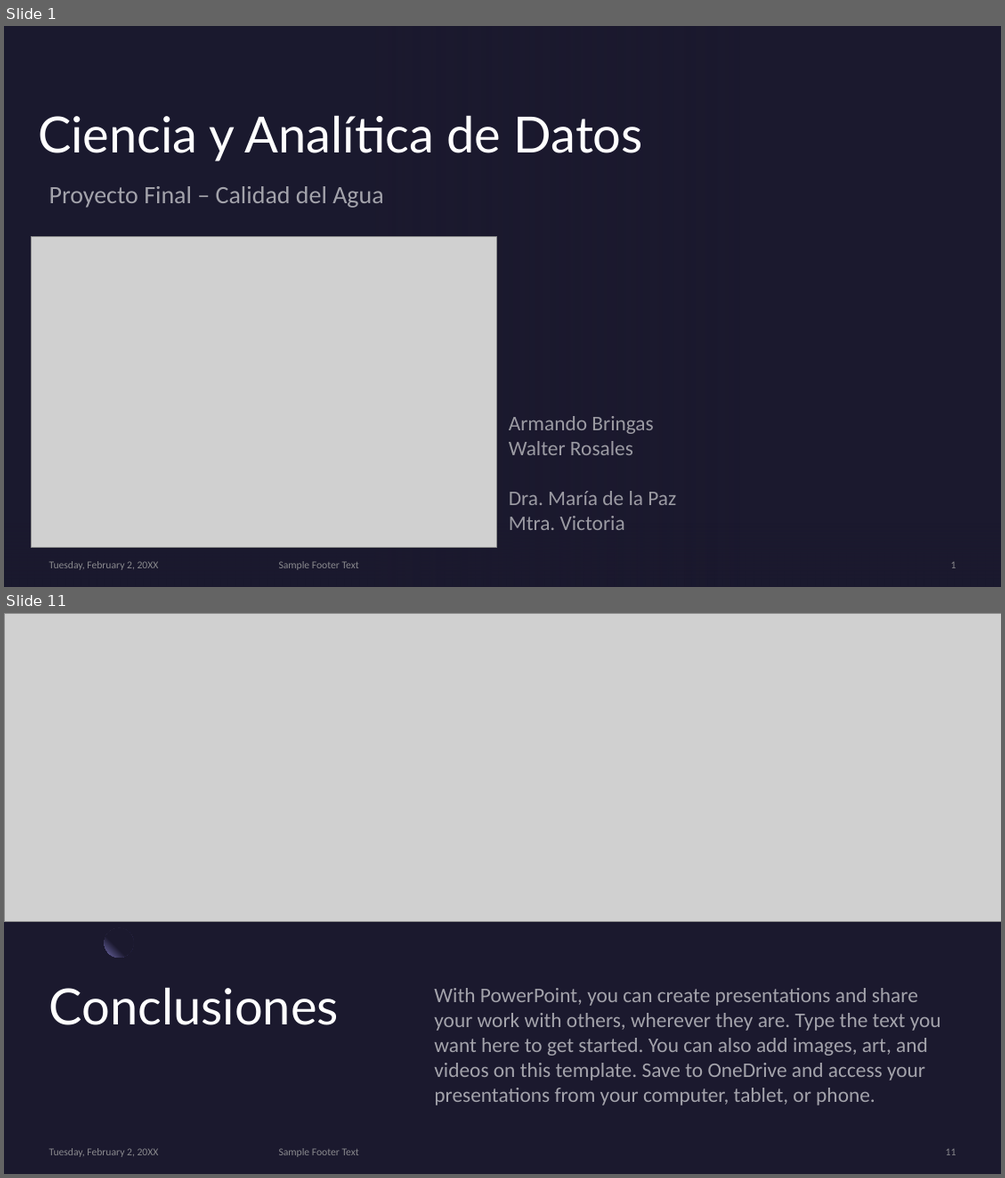
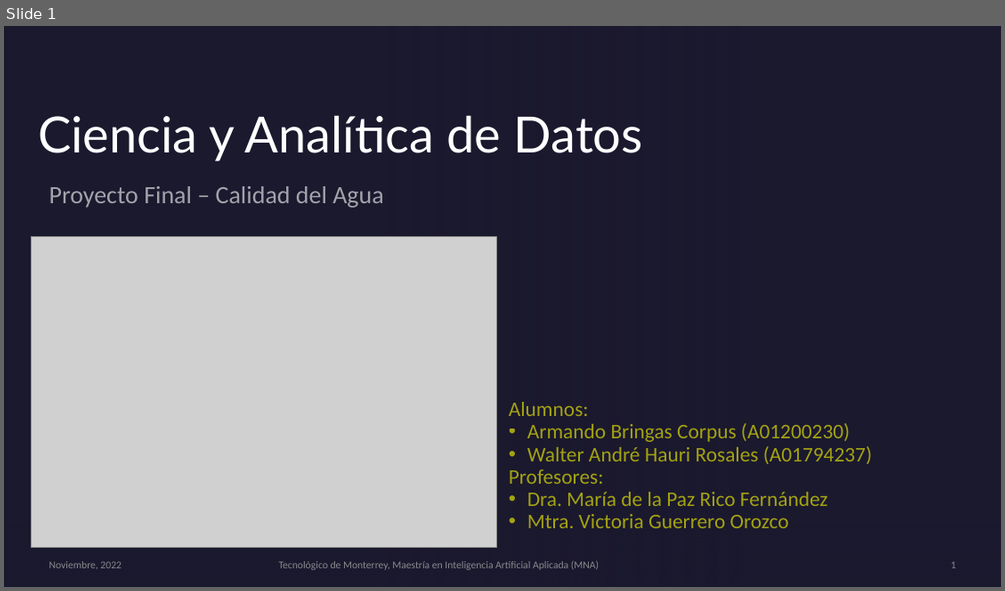
Before and after one commit to PosgradoMNA/actividades-del-projecto-Equipo-100-Oraculos-de-Delfos, a slide deck: Proyecto_Final/Presentación_Final.pptx. Shown one above the other, each under a label of ours: slides 1 and 11 before the commit, slide 1 after it; the slides between them are not shown. The pictures are 1005x1178 and 1005x591 pixels, drawn with LibreOffice and Linux fonts; fonts in the diff are those of the drawing; grey boxes stand for pictures; background and template pictures are left out. Boxes give left, top, right and bottom in pixels: in the first picture for what was removed or moved away, otherwise in the second. Text is boxed around its words. In the diff, an @@ line names an element or a change of style, - is before the commit and + after.

```diff
--- a/Proyecto_Final/Presentación_Final.pptx
+++ b/Proyecto_Final/Presentación_Final.pptx
@@ slide 11 removed at (4, 613, 1001, 1174), background #1B192E @@
@@ picture removed at (4, 613, 1001, 922) @@
@@ ellipse removed at (105, 928, 133, 957) @@
@@ title removed at (49, 987, 339, 1025) @@
-Conclusiones
@@ text removed at (434, 988, 941, 1105) @@
-With PowerPoint, you can create presentations and share your work with others, wherever they are. Type the text you want here to get started. You can also add images, art, and videos on this template. Save to OneDrive and access your presentations from your computer, tablet, or phone.
@@ text removed at (49, 1148, 159, 1157) @@
-Tuesday, February 2, 20XX
@@ text removed at (279, 1148, 359, 1157) @@
-Sample Footer Text
@@ page number removed at (946, 1149, 956, 1155) @@
-11
@@ slide 1 changed as well @@
@@ text at (509, 402, 872, 528): text changed; text colour #F2F2F2 at 60% opacity to #FFFF00 at 60% opacity @@
-Armando Bringas
-Walter Rosales
-Dra. María de la Paz
-Mtra. Victoria
+Alumnos:
+• Armando Bringas Corpus (A01200230)
+• Walter André Hauri Rosales (A01794237)
+Profesores:
+• Dra. María de la Paz Rico Fernández
+• Mtra. Victoria Guerrero Orozco
@@ text at (49, 561, 121, 569): text changed @@
-Tuesday, February 2, 20XX
+Noviembre, 2022
@@ text at (279, 561, 599, 570): text changed @@
-Sample Footer Text
+Tecnológico de Monterrey, Maestría en Inteligencia Artificial Aplicada (MNA)
```
Also in this commit, not shown: 1 other slide changed, 9 slides added, 8 other slides removed, 6 other files.
